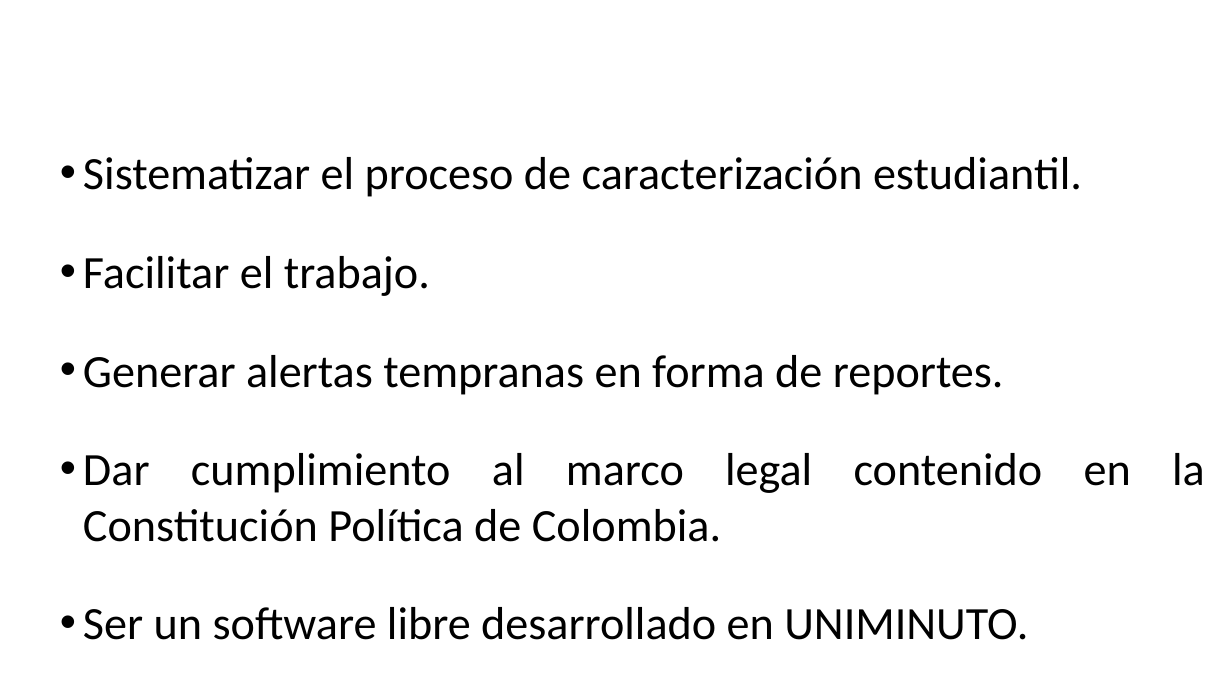
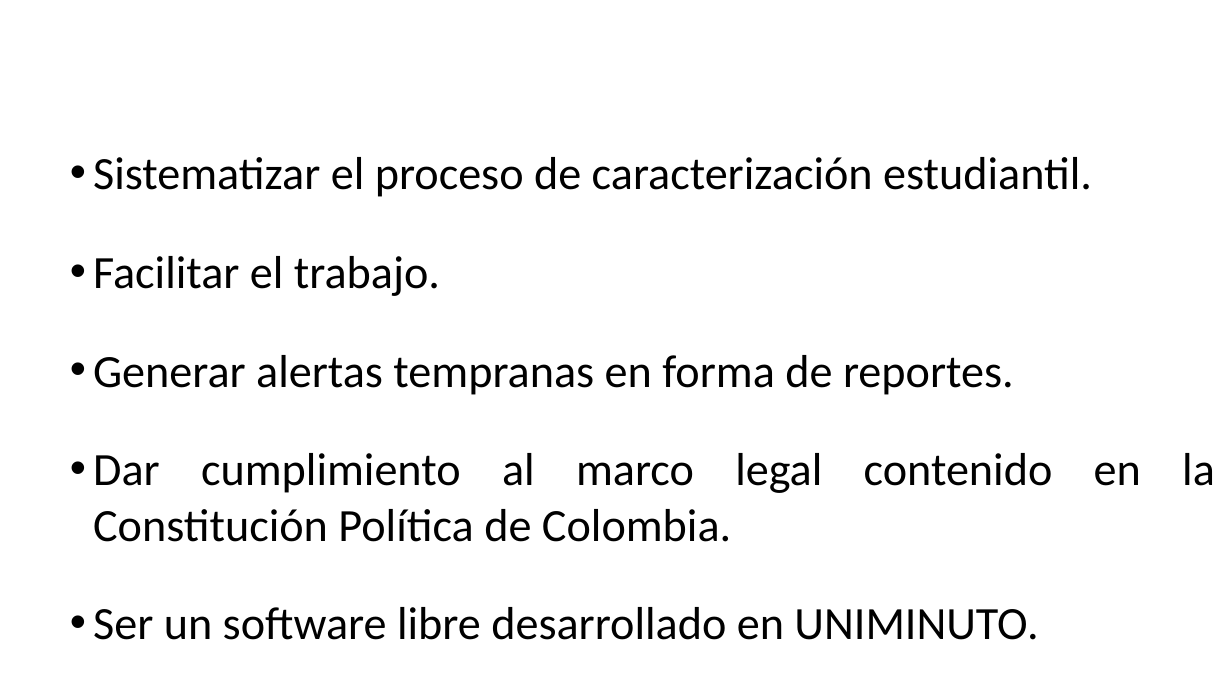
Before and after one commit to BrayanNovoa/uniminuto, a slide deck: slide 9 of expo/expo.pptx. Drawn at 1232x693 pixels with LibreOffice and Linux fonts; fonts in the diff are those of the drawing; background and template pictures are left out. Boxes give left, top, right and bottom in pixels: in the first picture for what was removed or moved away, otherwise in the second. Text is boxed around its words. In the diff, an @@ line names an element or a change of style, - is before the commit and + after.

```diff
--- a/expo/expo.pptx
+++ b/expo/expo.pptx
@@ text "Sistematizar el proceso de caracterización ...": place and size @@
-text "Sistematizar el proceso de caracterización ..." at <box>83,157,1205,640</box>
+text "Sistematizar el proceso de caracterización ..." at <box>93,157,1215,640</box>
```
Also in this commit, not shown: 7 other slides changed, 5 other files.
